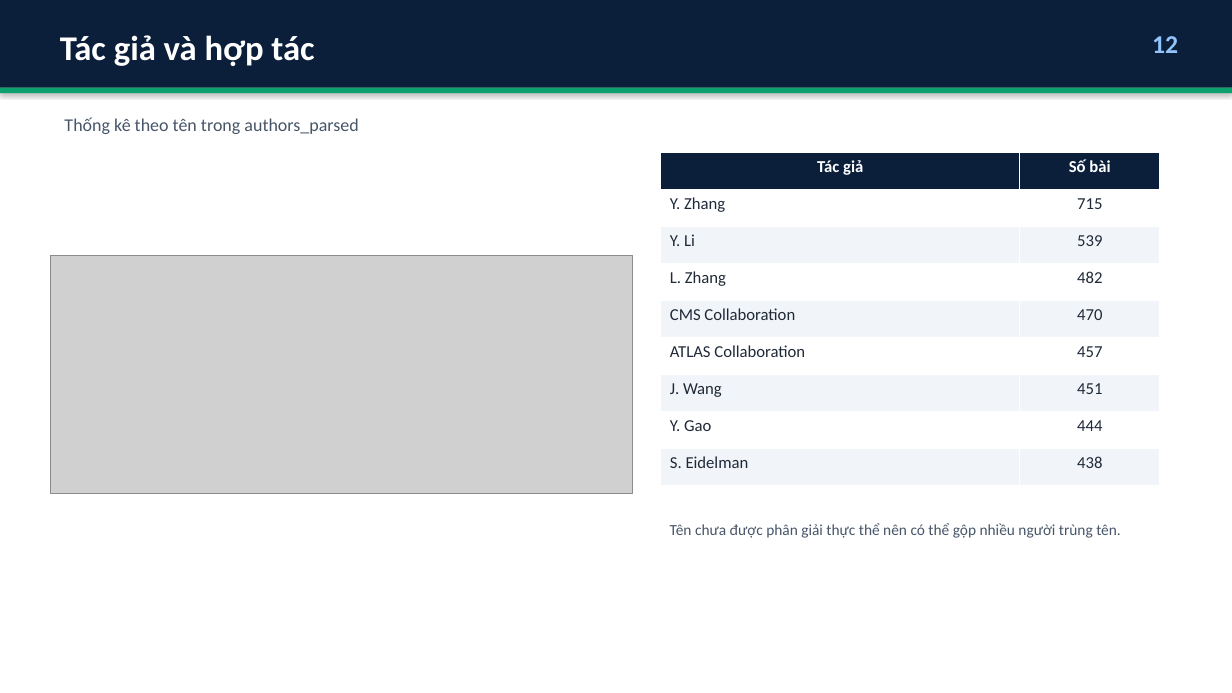
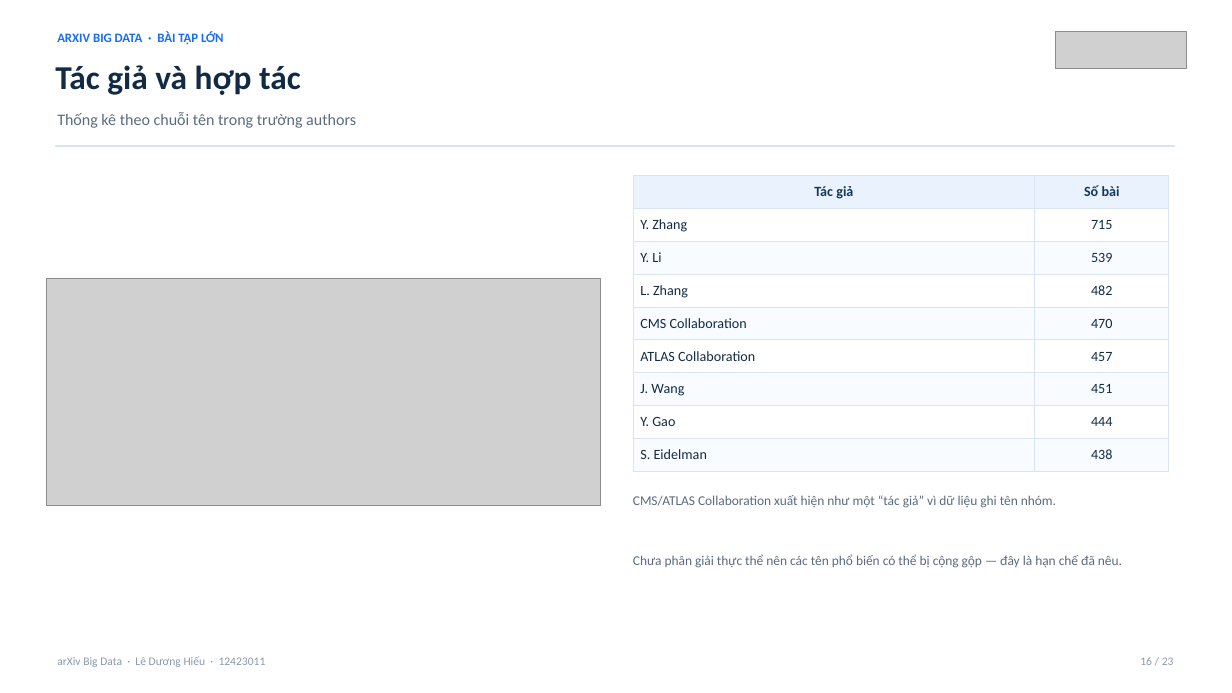
Before and after one commit to LDH-LeHieu18012005/arXiv-Big-Data-Platform, a slide deck: slide 16 of Slide Thuyết trình Xử lý Dữ liệu lớn - Lê Dương Hiếu.pptx (slide 12 before the commit). Drawn at 1232x693 pixels with LibreOffice and Linux fonts; fonts in the diff are those of the drawing; grey boxes stand for pictures. Boxes give left, top, right and bottom in pixels: in the first picture for what was removed or moved away, otherwise in the second. Text is boxed around its words. In the diff, an @@ line names an element or a change of style, - is before the commit and + after.

Commit message:
chore: finalize report and slides, sync dashboard screenshots, clean workspace
- Rebuild DOCX/PDF with real figure/table page numbers using the stable two-pass Word refresh
- Recapture dashboard screenshots from the final UI and rebuild slides + PDF
- Add template-based report builder and deprecate the old layout script
- Move report template to templates/, remove debug scripts, stale markdown report and unused screenshots
- Update dashboard schema test and README report instructions

```diff
--- a/Slide Thuyết trình Xử lý Dữ liệu lớn - Lê Dương Hiếu.pptx
+++ b/Slide Thuyết trình Xử lý Dữ liệu lớn - Lê Dương Hiếu.pptx
@@ rectangle removed at box(0, 0, 1232, 88) @@
@@ text "Tác giả và hợp tác": place and size @@
-text "Tác giả và hợp tác" at box(60, 35, 314, 66)
+text "Tác giả và hợp tác" at box(55, 65, 301, 95)
@@ text "Tác giả và hợp tác" at box(55, 65, 301, 95): size 27 to 26 pt, text colour #FFFFFF to #122B45; line spacing 1.15 to 1.12 @@
@@ text added at box(57, 31, 224, 44), 10 pt, text #1A6CF0, bold @@
+ARXIV BIG DATA · BÀI TẬP LỚN
@@ picture added at box(1055, 31, 1187, 69) @@
@@ text removed at box(1152, 36, 1178, 53) @@
-12
@@ rectangle removed at box(0, 88, 1232, 93) @@
@@ text at box(57, 112, 356, 128): text changed; size 14 to 12.5 pt; text colour #475569 to #5B6B80 @@
-Thống kê theo tên trong authors_parsed
+Thống kê theo chuỗi tên trong trường authors
@@ line added from (55, 146) to (1176, 146), #D9E4F2 1 pt @@
@@ table at box(633, 176, 1169, 471) @@
@@ fill #0B1F3A to #EAF2FE in row 1 @@
@@ fill #F1F5F9 to #F8FBFF in 8 cells @@
@@ size 13 to 11 pt @@
@@ text colour #FFFFFF to #123A5C in "Tác giả", "Số bài" @@
@@ text colour #1F2937 to #122B45 in "Y. Zhang", "715", "Y. Li", "539" and 12 more places @@
@@ borders changed @@
@@ table: place and size @@
-table at box(661, 152, 1160, 485)
+table at box(633, 176, 1169, 471)
@@ picture: place and size @@
-picture at box(51, 255, 633, 494)
+picture at box(46, 279, 601, 506)
@@ text added at box(633, 495, 1056, 508), 10.5 pt, text #5B6B80 @@
+CMS/ATLAS Collaboration xuất hiện như một “tác giả” vì dữ liệu ghi tên nhóm.
@@ text at box(633, 554, 1122, 568): text changed; size 12 to 10.5 pt; text colour #475569 to #5B6B80 @@
-Tên chưa được phân giải thực thể nên có thể gộp nhiều người trùng tên.
+Chưa phân giải thực thể nên các tên phổ biến có thể bị cộng gộp — đây là hạn chế đã nêu.
@@ text added at box(57, 656, 266, 667), 9 pt, text #8B9AAD @@
+arXiv Big Data · Lê Dương Hiếu · 12423011
@@ text added at box(1140, 657, 1174, 665), 9 pt, text #8B9AAD @@
+16 / 23
```
Also in this commit, not shown: 6 other slides changed, 16 slides added, 10 slides removed, 42 other files.
